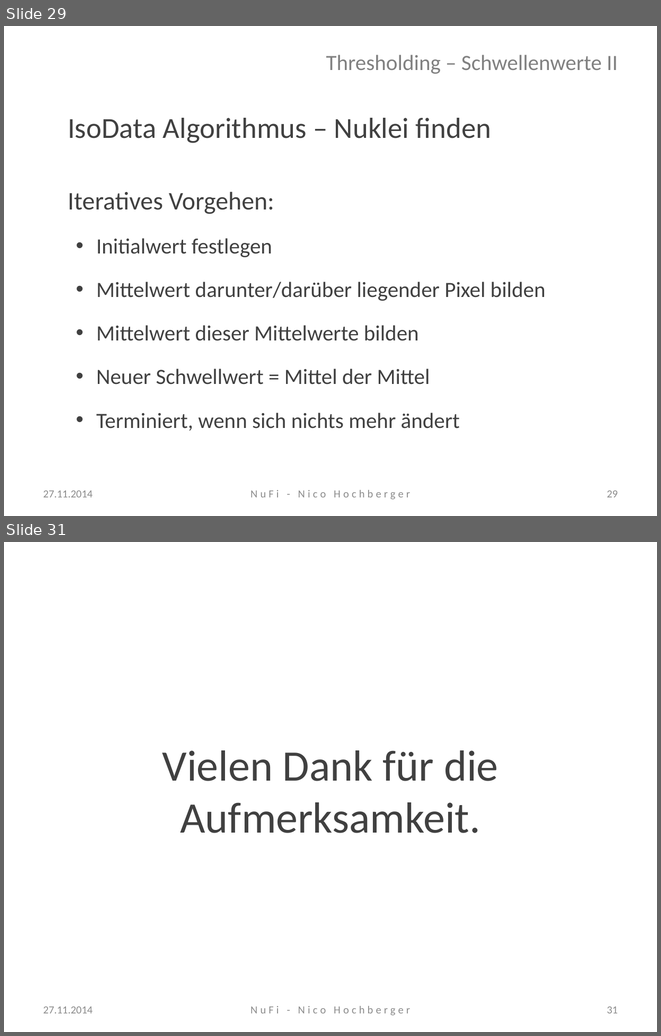
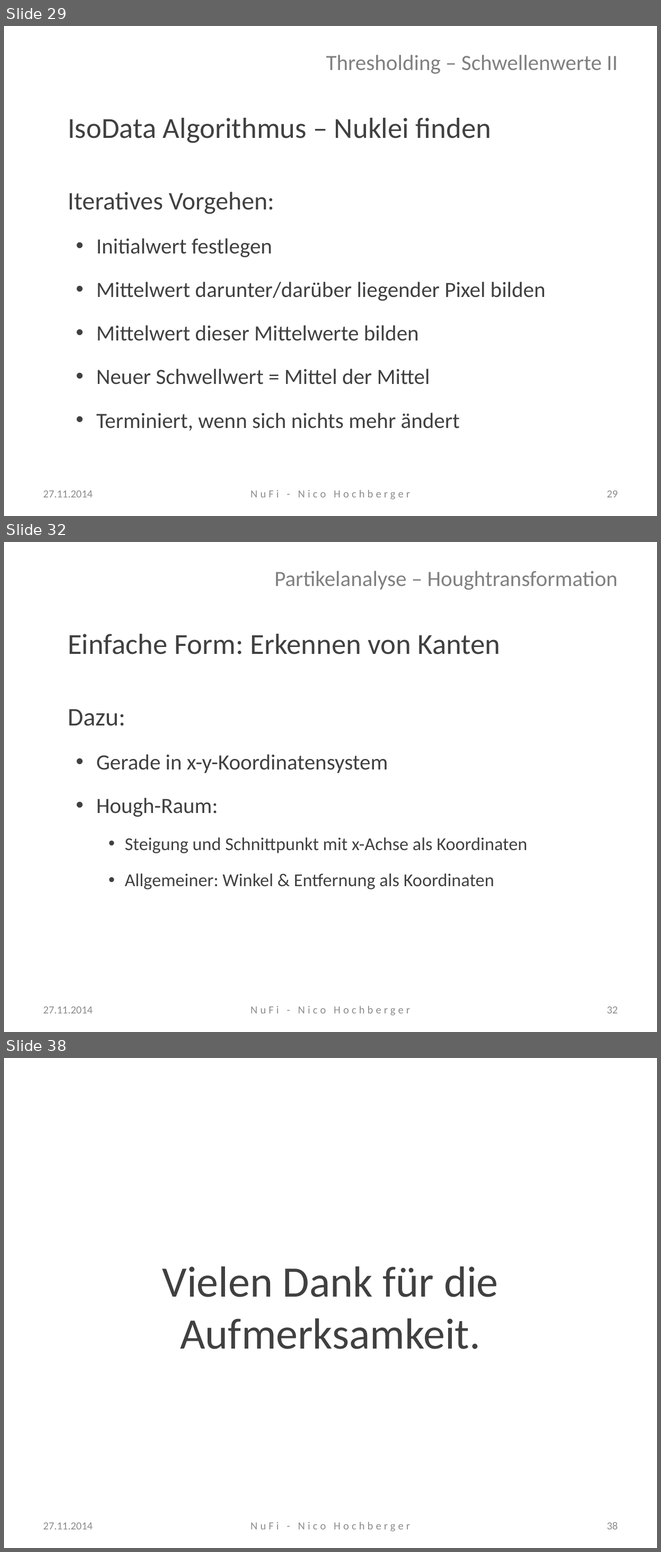
Before and after one commit to nhochberger/NuFiDocumentation, a slide deck: presentation/NuFi-Vortrag.pptx. Shown one above the other, each under a label of ours: slides 29 and 31 before the commit, slides 29, 32 and 38 after it; the slides between them are not shown. The pictures are 661x1036 and 661x1552 pixels, drawn with LibreOffice and Linux fonts; fonts in the diff are those of the drawing; background and template pictures are left out. Boxes give left, top, right and bottom in pixels: in the first picture for what was removed or moved away, otherwise in the second. Text is boxed around its words. In the diff, an @@ line names an element or a change of style, - is before the commit and + after.

```diff
--- a/presentation/NuFi-Vortrag.pptx
+++ b/presentation/NuFi-Vortrag.pptx
@@ slide 32 added at <box>4,542,657,1032</box>, background #FFFFFF @@
@@ title added at <box>274,571,618,590</box>, 24 pt, text #808080 @@
+Partikelanalyse – Houghtransformation
@@ text added at <box>68,634,527,889</box>, 20 pt, text #404040 @@
+Einfache Form: Erkennen von Kanten
+Dazu:
+  • Gerade in x-y-Koordinatensystem
+  • Hough-Raum:
+    • Steigung und Schnittpunkt mit x-Achse als Koordinaten
+    • Allgemeiner: Winkel & Entfernung als Koordinaten
@@ text added at <box>43,1006,93,1013</box>, 12 pt, text #8C8C8C @@
+27.11.2014
@@ text added at <box>250,1006,410,1015</box>, 12 pt, text #8C8C8C @@
+NuFi - Nico Hochberger
@@ page number added at <box>607,1006,618,1013</box>, 12 pt, text #8C8C8C @@
+32
@@ what was slide 31 is now slide 38 @@
@@ page number at <box>607,1522,618,1529</box>: text changed @@
-31
+38
```
Also in this commit, not shown: 3 slides changed, 6 other slides added, 1 other file.
